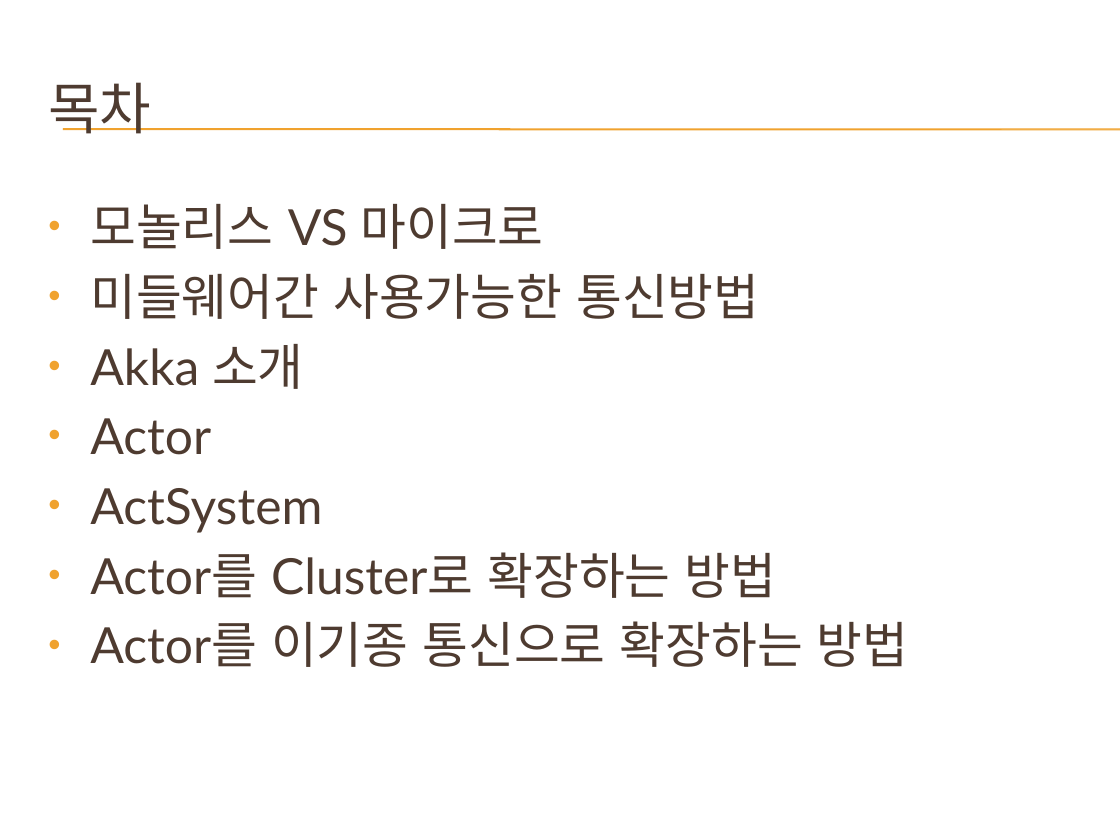
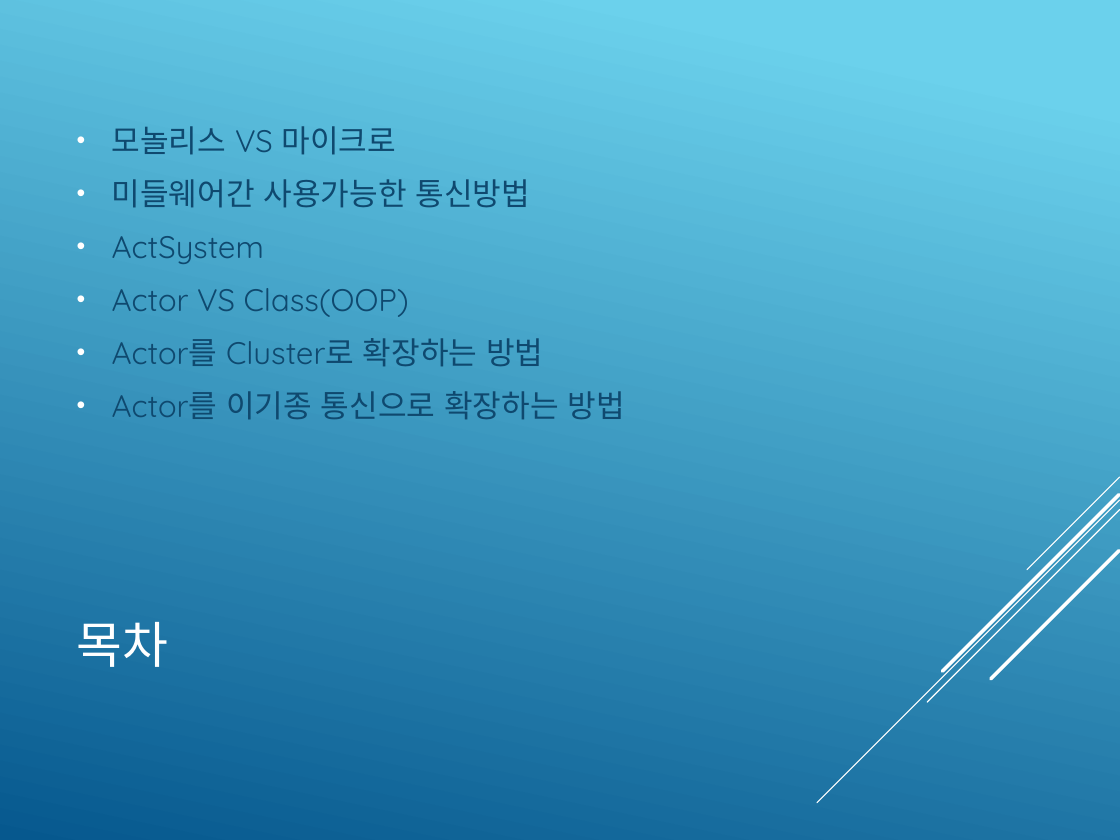
Before and after one commit to psmon/AkkaNetTest, a slide deck: slide 2 of AkkaForMicroService.pptx. Drawn at 1120x840 pixels with LibreOffice and Linux fonts; fonts in the diff are those of the drawing; background and template pictures are left out. Boxes give left, top, right and bottom in pixels: in the first picture for what was removed or moved away, otherwise in the second. Text is boxed around its words. In the diff, an @@ line names an element or a change of style, - is before the commit and + after.

```diff
--- a/AkkaForMicroService.pptx
+++ b/AkkaForMicroService.pptx
@@ background picture (left out) to gradient #6ED2EB to #06588E @@
@@ text "모놀리스 VS 마이크로": place and size @@
-text "모놀리스 VS 마이크로" at [90,204,909,667]
+text "모놀리스 VS 마이크로" at [112,126,625,419]
@@ text "모놀리스 VS 마이크로" at [112,126,625,419]: vertical alignment top to middle @@
@@ line removed from (63, 129) to (1120, 129) @@
@@ line removed from (63, 130) to (1120, 130) @@
@@ text at [112,126,625,419]: size 32 to 20 pt, font Lato to Quicksand, text colour #4E3B30 to #0F496F in "모놀리스 VS 마이크로", "미들웨어간 사용가능한 통신방법", "ActSystem", "Actor를 Cluster로 확장하는 방법" and 1 more places; indent changed; more space between paragraphs; bullet colour #F0A22E to #FFFFFF @@
@@ text at [112,288,409,317]: paragraph added @@
+• Actor VS Class(OOP)
@@ text at [90,344,304,455]: paragraphs removed @@
-• Akka 소개
-• Actor
@@ title "목차": place and size @@
-title "목차" at [48,82,151,134]
+title "목차" at [77,622,169,667]
@@ title "목차" at [77,622,169,667]: size 36 to 32 pt, font Lato to Quicksand, text colour #4E3B30 to #FFFFFF @@
@@ group added at [818,477,1120,803]: 5 lines @@
```
Also in this commit, not shown: 9 other slides changed, 1 slide added, 1 slide removed, 5 other files.
